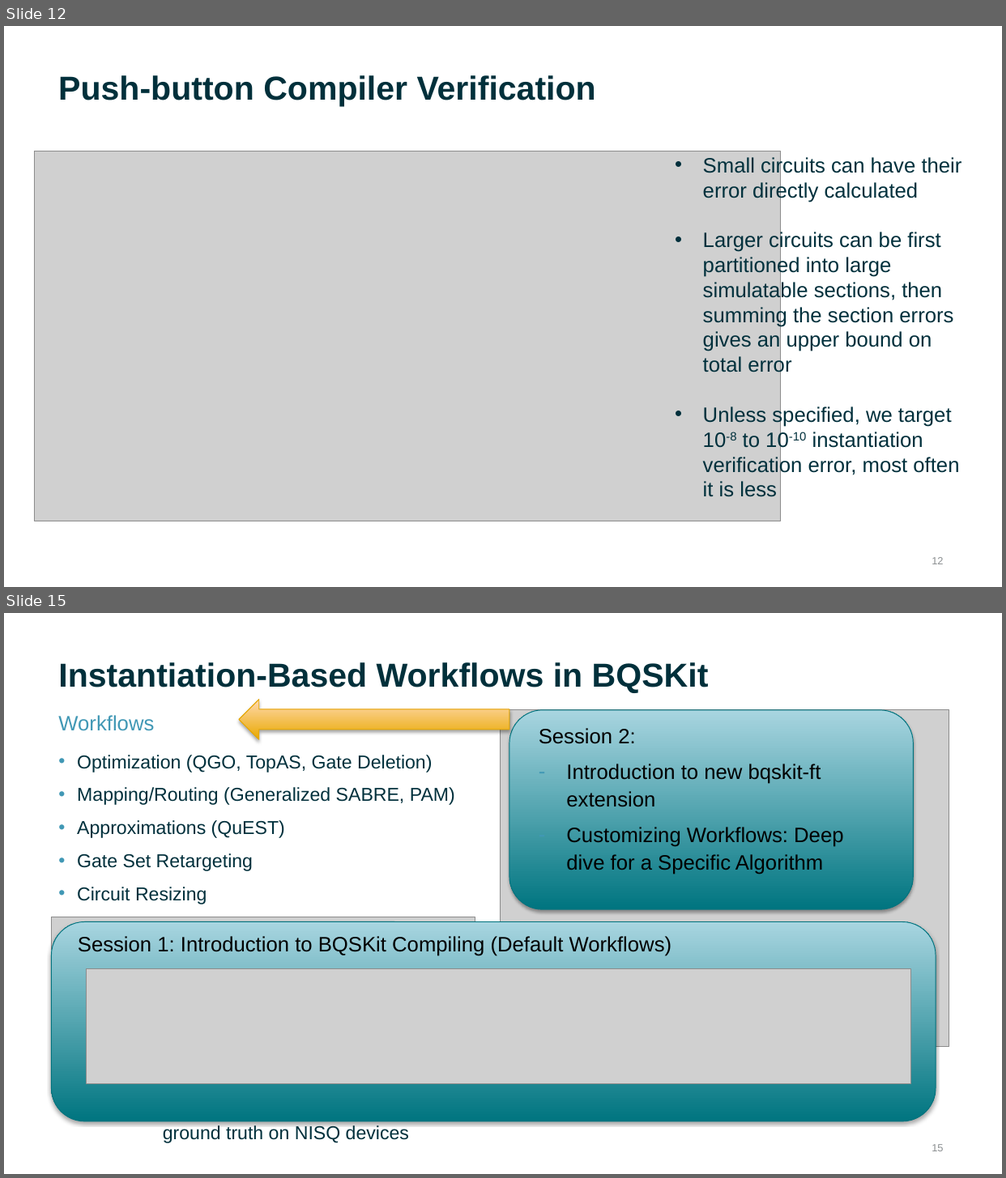
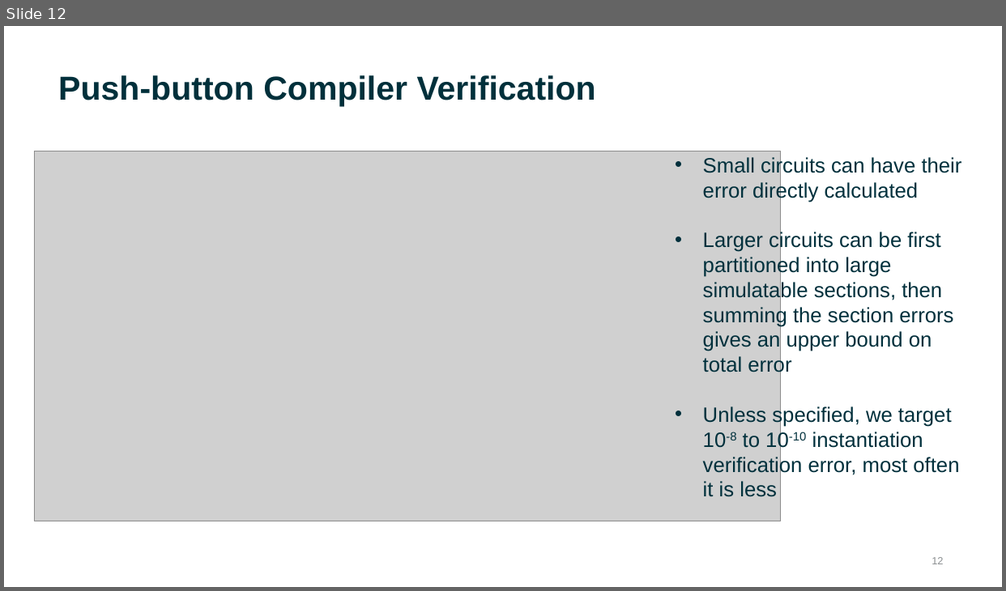
Before and after one commit to BQSKit/bqskit-tutorial, a slide deck: 1_introduction_slides.pptx. Shown one above the other, each under a label of ours: slides 12 and 15 before the commit, slide 12 after it; the slides between them are not shown. The pictures are 1006x1178 and 1006x591 pixels, drawn with LibreOffice and Linux fonts; fonts in the diff are those of the drawing; grey boxes stand for pictures; background and template pictures are left out. Boxes give left, top, right and bottom in pixels: in the first picture for what was removed or moved away, otherwise in the second. Text is boxed around its words. In the diff, an @@ line names an element or a change of style, - is before the commit and + after.

Commit message:
Update intro slides

```diff
--- a/1_introduction_slides.pptx
+++ b/1_introduction_slides.pptx
@@ slide 15 removed at <box>4,613,1002,1174</box>, background #FFFFFF @@
@@ title removed at <box>58,662,709,693</box> @@
-Instantiation-Based Workflows in BQSKit
@@ left arrow removed at <box>239,699,509,739</box> @@
@@ picture removed at <box>501,709,949,1046</box> @@
@@ text removed at <box>58,715,154,731</box> @@
-Workflows
@@ rounded rectangle removed at <box>509,710,913,910</box> @@
@@ text removed at <box>539,728,843,875</box> @@
-Session 2:
-– Introduction to new bqskit-ft extension
-– Customizing Workflows: Deep dive for a Specific Algorithm
@@ text removed at <box>77,755,455,905</box> @@
-• Optimization (QGO, TopAS, Gate Deletion)
-• Mapping/Routing (Generalized SABRE, PAM)
-• Approximations (QuEST)
-• Gate Set Retargeting
-• Circuit Resizing
@@ picture removed at <box>51,917,475,1093</box> @@
@@ rounded rectangle removed at <box>51,922,936,1122</box> @@
@@ text removed at <box>78,936,672,956</box> @@
-Session 1: Introduction to BQSKit Compiling (Default Workflows)
@@ picture removed at <box>87,969,911,1084</box> @@
@@ text removed at <box>619,1076,841,1084</box> @@
-PAM maps circuits with fewer final gates than commercial compilers
@@ text removed at <box>129,1101,443,1144</box> @@
-Approximations workflows better track ground truth on NISQ devices
@@ page number removed at <box>931,1144,943,1152</box> @@
-15
```
Also in this commit, not shown: 5 slides changed, 1 slide added, 7 other slides removed.
